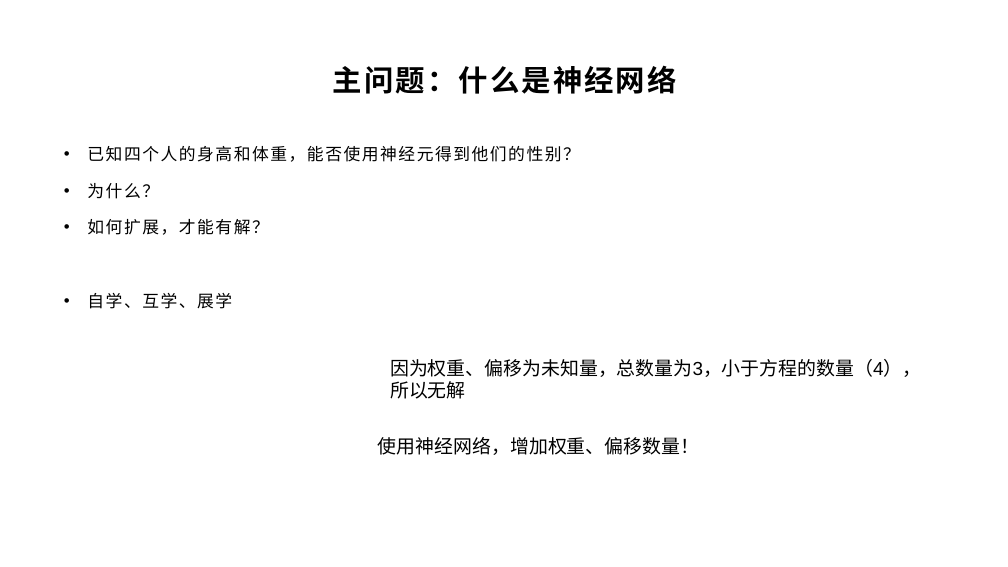
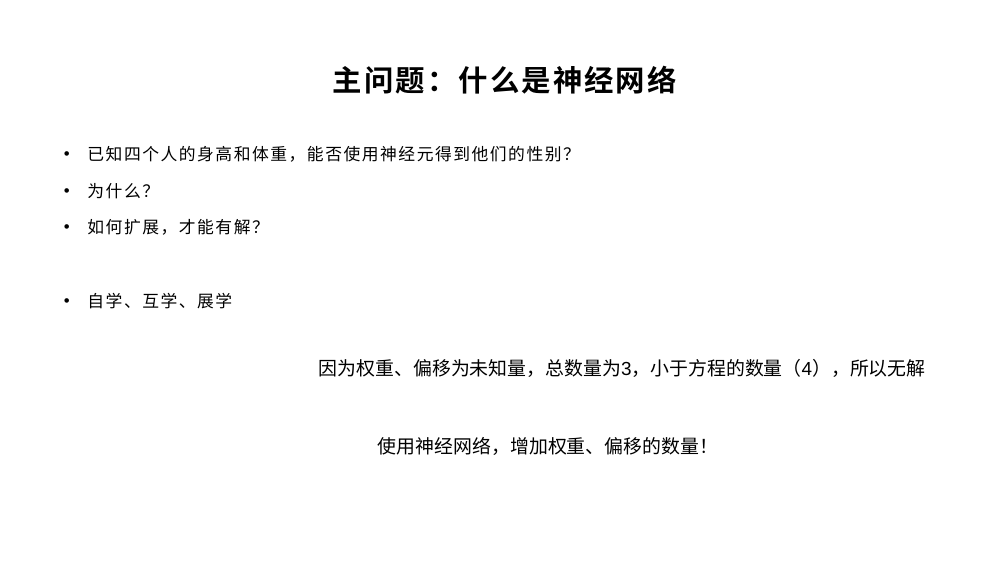
Before and after one commit to yyc-git/DeepLearningEdu, a slide deck: slide 7 of lessons/2_gender_analyze/ppt/“判断性别”Demo需求分析和初步设计（中）.pptx. Drawn at 1008x567 pixels with LibreOffice and Linux fonts; fonts in the diff are those of the drawing; background and template pictures are left out. Boxes give left, top, right and bottom in pixels: in the first picture for what was removed or moved away, otherwise in the second. Text is boxed around its words. In the diff, an @@ line names an element or a change of style, - is before the commit and + after.

```diff
--- a/lessons/2_gender_analyze/ppt/“判断性别”Demo需求分析和初步设计（中）.pptx
+++ b/lessons/2_gender_analyze/ppt/“判断性别”Demo需求分析和初步设计（中）.pptx
@@ text "因为权重、偏移为未知量，总数量为3，小于方程的数量（4），所以无解" rewrapped from bbox=[390, 359, 921, 399] to bbox=[319, 359, 926, 377] @@
@@ text at bbox=[378, 437, 718, 455]: text changed @@
-使用神经网络，增加权重、偏移数量！
+使用神经网络，增加权重、偏移的数量！
```
Also in this commit, not shown: 6 other slides changed, 1 slide removed, 4 other files.
